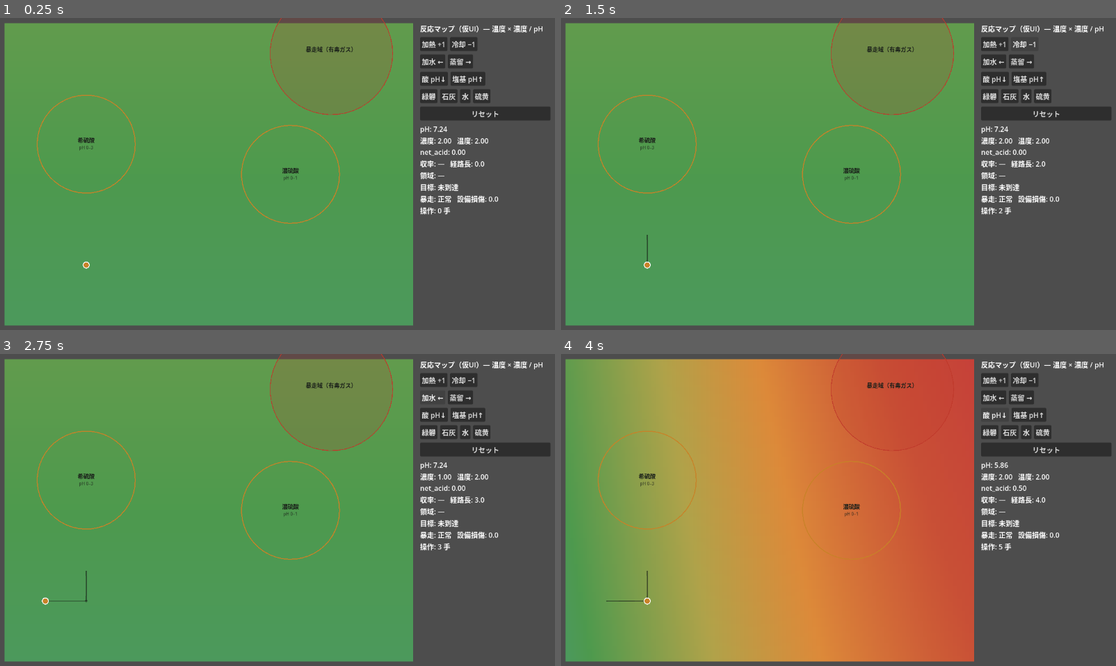
Above: before the commit, frames 1-4 (two rows, left to right).
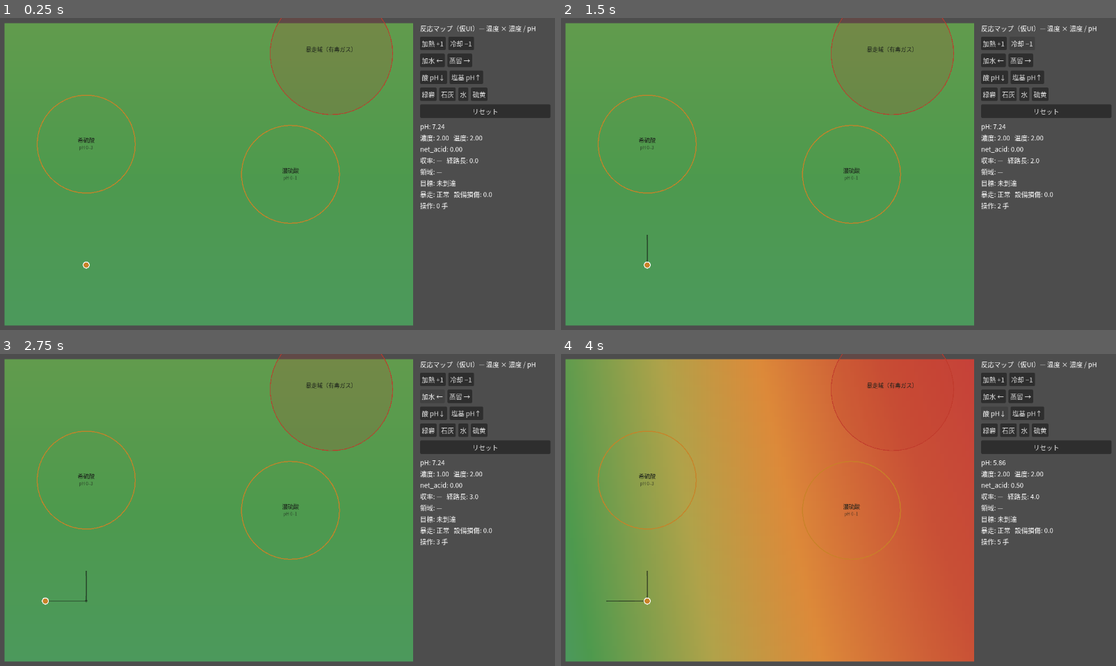
Above: after the commit, the same moments.

Repository: k-ken-ponko2/Field-And-Flask
Game: Godot game, scene res://presentation/reaction/reaction_lab.tscn
Two runs of this game, one before a commit and one after it. Both use one fixed random seed, a clock stepped at 60 frames per second and the inputs below. This scene is started directly instead of the project's main scene.
Inputs:
- Up to frame 1 (0.25 s): no input
- Up to frame 2 (1.5 s): click "加熱 +1" at 0.5 s; click "冷却 −1" at 1.25 s
- Up to frame 3 (2.75 s): click "加水 ←" at 2 s
- Up to frame 4 (4 s): click "蒸留 →" at 2.75 s; click "酸 pH↓" at 3.5 s

The runs differ from the first frame. In frame 1, 2.7% of the frame differs, in the area x 14-100%, y 2-64%; in frame 2, 2.7%; in frame 3, 2.7%; in frame 4, 2.8%.

Commit message:
Add Japanese-capable default theme for UI text
反応マップ仮UIの日本語が豆腐（□）になる問題を修正。

- presentation/theme/default_theme.tres: SystemFont（Noto Sans CJK JP 等、
  allow_system_fallback=true）を既定フォントにしたテーマ
- project.godot: gui/theme/custom で全体の既定テーマに設定
- reaction_map_view.gd: 領域ラベルの描画を ThemeDB.fallback_font から
  get_theme_default_font() に変更（テーマのCJKフォントを使う）
- reaction_lab.gd: 計測ラベルの fallback_font 上書きを削除しテーマを継承

OS に日本語フォントが必要（WSL 等では fonts-noto-cjk を導入）。
Godot 4.7 headless で読込・シーン生成・core テスト(70)を確認。

Co-Authored-By: Claude Opus 4.8 <noreply@anthropic.com>
Claude-Session: https://claude.ai/code/session_01XbQMCnXqi7vJyKmNscAMyr

Diff:
--- a/presentation/reaction/reaction_lab.gd
+++ b/presentation/reaction/reaction_lab.gd
@@ -83,7 +83,6 @@
 	panel.add_child(reset)
 
 	readout = Label.new()
-	readout.add_theme_font_override("font", ThemeDB.fallback_font)
 	panel.add_child(readout)
 
 func _row(buttons: Array) -> HBoxContainer:
--- a/presentation/reaction/reaction_map_view.gd
+++ b/presentation/reaction/reaction_map_view.gd
@@ -61,7 +61,7 @@
 	return Vector2(p.x / AXIS_MAX * sz.x, (1.0 - p.y / AXIS_MAX) * sz.y)
 
 func _draw_regions(sz: Vector2) -> void:
-	var font := ThemeDB.fallback_font
+	var font := get_theme_default_font()
 	for r in sim.map.regions:
 		var c := _map_to_screen(r.center, sz)
 		var rad := r.radius / AXIS_MAX * sz.x
--- /dev/null
+++ b/presentation/theme/default_theme.tres
@@ -0,0 +1,9 @@
+[gd_resource type="Theme" load_steps=2 format=3]
+
+[sub_resource type="SystemFont" id="SystemFont_jp"]
+font_names = PackedStringArray("Noto Sans CJK JP", "Noto Sans JP", "Yu Gothic", "Meiryo", "MS Gothic", "IPAGothic", "sans-serif")
+allow_system_fallback = true
+
+[resource]
+default_font = SubResource("SystemFont_jp")
+default_font_size = 15
--- a/project.godot
+++ b/project.godot
@@ -19,6 +19,10 @@
 
 window/size/viewport_width=1280
 window/size/viewport_height=720
+
+[gui]
+
+theme/custom="res://presentation/theme/default_theme.tres"
 
 [input]
 
